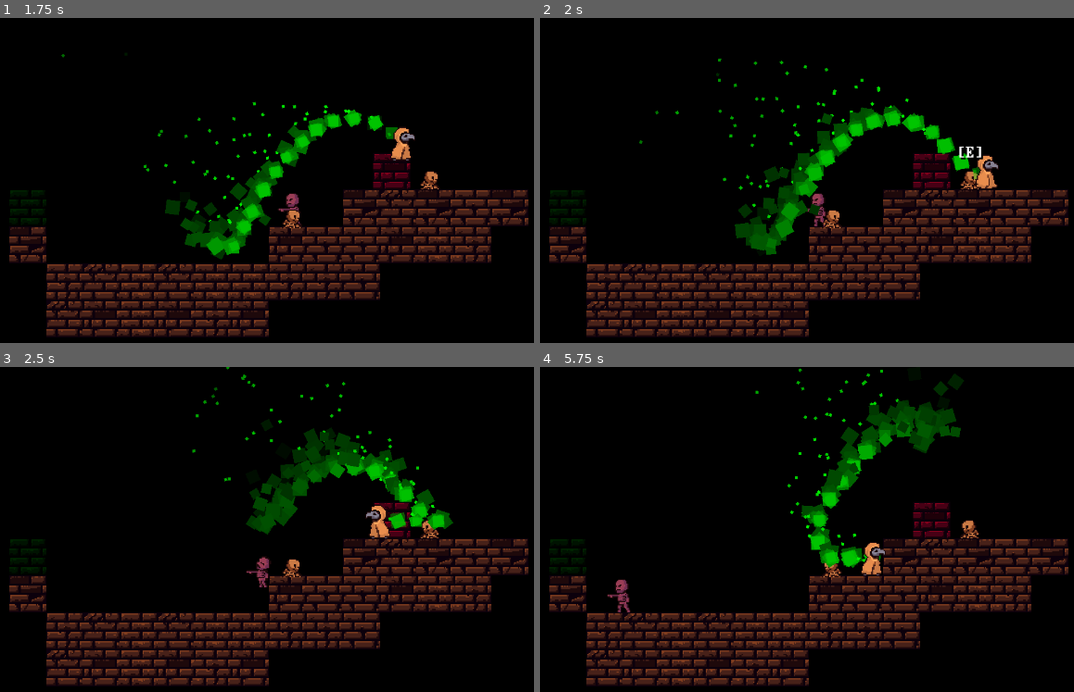
Above: before the commit, frames 1-4 (two rows, left to right).
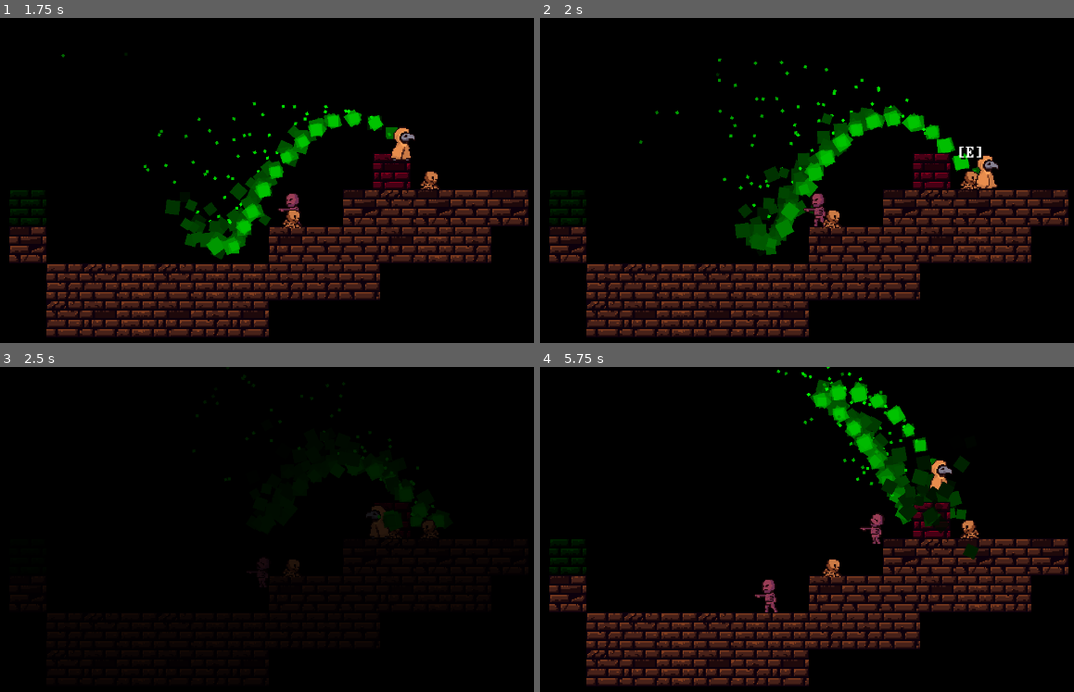
Above: after the commit, the same moments.

Repository: greatbrick0/GdFallJam2025
Game: Godot game, scene res://Scenes/test_level_1.tscn
The game is run twice, just before and just after one commit, with the same random seed, the same clock (stepped at 60 frames per second) and the same inputs. This scene is started directly instead of the project's main scene. Sound files missing from this copy of the repository are replaced by a short silence.
Inputs:
- Up to frame 1 (1.75 s): hold D (moveright) from 0.53 s (still down); tap E (interact) at 0.6, 1.35 s; tap Space (jump) at 0.77, 1.52 s
- Up to frame 2 (2 s): keep holding D (moveright)
- Up to frame 3 (2.5 s): release D (moveright) at 2.03 s; hold A (moveleft) from 2.03 s (still down); tap E (interact) at 2.1 s
- Up to frame 4 (5.75 s): release A (moveleft) at 2.78 s; hold D (moveright) 2.78-4.28 s; tap E (interact) every 0.75 s from 2.85 to 5.1 s; tap Space (jump) at 3.02, 3.77, 4.52 s; hold A (moveleft) 4.28-5.03 s; hold D (moveright) from 5.03 s (still down)

Frame 1 is identical in both runs. In frame 2, less than 0.1% of the frame differs, in the area x 49-83%, y 41-61%; in frame 3, 18%, in the area x 1-99%, y 0-99%; in frame 4, 8.6%.

Commit message:
Added New Particle To Grave

Diff:
--- a/gdfalljam/Scenes/Level Elements/exit_door.tscn
+++ b/gdfalljam/Scenes/Level Elements/exit_door.tscn
@@ -10,6 +10,7 @@
 script = ExtResource("1_b4nh8")
 
 [node name="Visuals" type="Node2D" parent="."]
+z_index = -5
 
 [node name="Sprite2D" type="Sprite2D" parent="Visuals"]
 modulate = Color(0, 0.585938, 0.0366211, 1)
--- a/gdfalljam/Scenes/Level Elements/grave_stone.tscn
+++ b/gdfalljam/Scenes/Level Elements/grave_stone.tscn
@@ -3,7 +3,7 @@
 [ext_resource type="Script" uid="uid://blcvt3h7lfock" path="res://Scripts/grave_stone.gd" id="1_d4cdo"]
 [ext_resource type="Texture2D" uid="uid://bd0sl13j16v4l" path="res://Sprites/Wall_Flat_6Variations.png" id="1_mc51p"]
 [ext_resource type="PackedScene" uid="uid://c0qiakvp0ie22" path="res://Scenes/skeleton.tscn" id="2_rwwg3"]
-[ext_resource type="PackedScene" uid="uid://cv1s8qymorfeg" path="res://Scenes/VFX/Fire_VFX_Burst.tscn" id="4_uni3t"]
+[ext_resource type="PackedScene" uid="uid://e2all1a2nvit" path="res://Scenes/VFX/Fire_VFX_CPUBurst.tscn" id="4_uni3t"]
 
 [sub_resource type="RectangleShape2D" id="RectangleShape2D_mc51p"]
 size = Vector2(64, 64)
@@ -21,7 +21,8 @@
 region_enabled = true
 region_rect = Rect2(64, 0, 32, 32)
 
-[node name="GPUParticles2D" parent="Visuals" instance=ExtResource("4_uni3t")]
+[node name="Particles" parent="Visuals" instance=ExtResource("4_uni3t")]
+emitting = false
 
 [node name="TriggerArea" type="Area2D" parent="."]
 collision_layer = 32
--- /dev/null
+++ b/gdfalljam/Scenes/Level Elements/pressure_plate.tscn
@@ -0,0 +1,28 @@
+[gd_scene load_steps=4 format=3 uid="uid://pu2id3yji55y"]
+
+[ext_resource type="Script" uid="uid://buvgwlije56cn" path="res://Scripts/pressure_plate.gd" id="1_i3re1"]
+[ext_resource type="Texture2D" uid="uid://dj04untltawv3" path="res://icon.svg" id="1_ph8cv"]
+
+[sub_resource type="RectangleShape2D" id="RectangleShape2D_i3re1"]
+size = Vector2(64, 32)
+
+[node name="PressurePlate" type="Node2D"]
+script = ExtResource("1_i3re1")
+
+[node name="Visuals" type="Node2D" parent="."]
+
+[node name="Sprite2D" type="Sprite2D" parent="Visuals"]
+position = Vector2(0, 16)
+scale = Vector2(0.505, 0.235)
+texture = ExtResource("1_ph8cv")
+
+[node name="TrigggerArea" type="Area2D" parent="."]
+position = Vector2(0, 16)
+collision_layer = 0
+collision_mask = 10
+
+[node name="CollisionShape2D" type="CollisionShape2D" parent="TrigggerArea"]
+shape = SubResource("RectangleShape2D_i3re1")
+
+[connection signal="body_entered" from="TrigggerArea" to="." method="_on_triggger_area_body_entered"]
+[connection signal="body_exited" from="TrigggerArea" to="." method="_on_triggger_area_body_exited"]
--- a/gdfalljam/Scenes/necromancy_flame.tscn
+++ b/gdfalljam/Scenes/necromancy_flame.tscn
@@ -12,6 +12,7 @@
 activateTime = 0.5
 
 [node name="Visuals" type="Node2D" parent="."]
+z_index = -1
 
 [node name="CPUParticles2D" parent="Visuals" instance=ExtResource("2_ca6tn")]
 
--- a/gdfalljam/Scripts/grave_stone.gd
+++ b/gdfalljam/Scripts/grave_stone.gd
@@ -12,7 +12,7 @@
 		get_parent().add_child(skeleRef)
 		skeleRef.global_position = global_position
 		skeleRef.FacePlayer()
-		$Visuals/GPUParticles2D.Enable()
+		$Visuals/Particles.Enable()
 	else:
 		if(not skeleRef.collapsed): return
 		else:
--- /dev/null
+++ b/gdfalljam/Scripts/pressure_plate.gd
@@ -0,0 +1,11 @@
+extends Node2D
+
+var bodyCount: int = 0
+
+signal UsedPlate(bool)
+
+func _on_triggger_area_body_entered(body):
+	bodyCount += 1
+
+func _on_triggger_area_body_exited(body):
+	bodyCount -= 1
Not shown, added: gdfalljam/Scripts/pressure_plate.gd.uid
